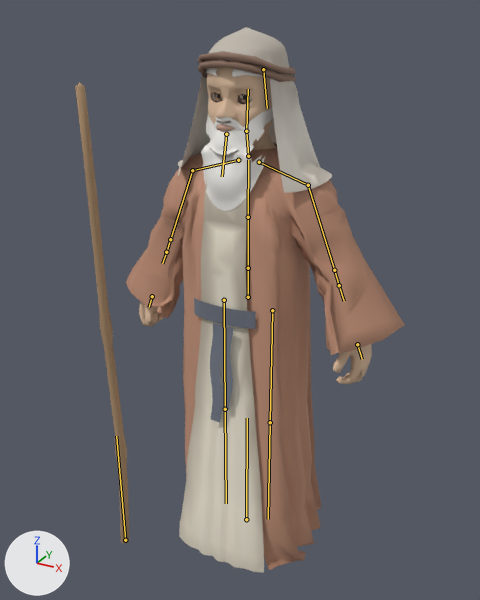
The glTF model web3d/assets/moses.glb, before and after one commit.
The view is the same before and after, from a 50 mm camera at (0.943, -1.768, 1.797) aimed at (-0.012, -0.032, 0.929). Lighting does not change. The marker at lower left points along +X, +Y and +Z. The first picture is the older version. The bones that bend it are drawn over the model as lines.

The first picture shows 'MosesV2Body'.
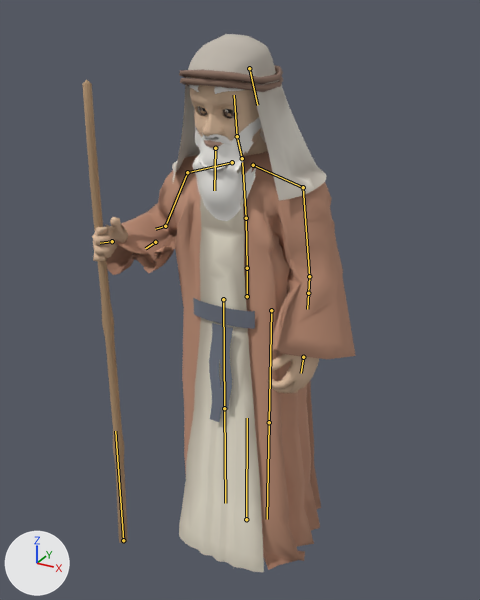
The newer file adds an action. The first version stands in its rest pose; the second is drawn at frame 0 of the action 'LookUp'.

Location of each change, (x1, y1, x2, y2) in pixels of the pictures (480 x 600 px):
'MosesV2Body', posed (17% narrower): before (75, 27, 405, 573); after (82, 34, 356, 572)
bone 'spine', root to tip: before (248, 268) to (248, 217); after (247, 268) to (246, 218)
bone 'chest', root to tip: before (248, 217) to (248, 160); after (246, 218) to (242, 162)
bone 'neck', root to tip: before (248, 156) to (246, 131); after (242, 158) to (237, 136)
bone 'head', root to tip: before (246, 131) to (248, 89); after (237, 136) to (234, 95)
bone 'upperarm.L', root to tip: before (308, 185) to (334, 270); after (303, 187) to (309, 276)
bone 'forearm.L', root to tip: before (334, 270) to (339, 285); after (309, 276) to (308, 293)
bone 'hand.L', root to tip: before (357, 344) to (362, 359); after (303, 357) to (301, 373)
bone 'sleeve.L', root to tip: before (339, 285) to (344, 301); after (308, 293) to (307, 309)
bone 'upperarm.R', root to tip: before (192, 170) to (170, 239); after (187, 172) to (165, 226)
bone 'forearm.R', root to tip: before (170, 239) to (166, 252); after (165, 226) to (155, 229)
bone 'hand.R', root to tip: before (152, 296) to (149, 307); after (112, 241) to (100, 243)
bone 'sleeve.R', root to tip: before (166, 252) to (162, 263); after (155, 242) to (145, 248)
bone 'staff', root to tip: before (125, 540) to (116, 436); after (123, 540) to (115, 431)

The edits, one by one:
Bone 'spine' (bone_spine) turns from (0, 0, 0) to (3, 0, 0) degrees about its own x, y and z.
Bone 'chest' (bone_chest) turns from (0, 0, 0) to (5, 0, 0) degrees about its own x, y and z.
Bone 'neck' (bone_neck) turns from (0, 0, 0) to (7, 0, 0) degrees about its own x, y and z.
Bone 'head' (bone_head) turns from (0, 0, 0) to (-4, -1, 0) degrees about its own x, y and z.
Bone 'upperarm.L' (bone_upperarm_l) turns from (0, 0, 0) to (-16, 9, 5) degrees about its own x, y and z.
Bone 'forearm.L' (bone_forearm_l) turns from (0, 0, 0) to (-13, -1, -5) degrees about its own x, y and z.
Bone 'hand.L' (bone_hand_l) turns from (0, 0, 0) to (-7, 0, -3) degrees about its own x, y and z.
Bone 'sleeve.L' (bone_sleeve_l) moves from (0.0, 0.0, 0.0) to (-0.007, 0.0, 0.006).
Bone 'sleeve.L' (bone_sleeve_l) turns from (0, 0, 0) to (3, 0, 3) degrees about its own x, y and z.
Bone 'upperarm.R' (bone_upperarm_r) turns from (0, 0, 0) to (12, 13, 10) degrees about its own x, y and z.
Bone 'forearm.R' (bone_forearm_r) turns from (0, 0, 0) to (-92, 24, 23) degrees about its own x, y and z.
Bone 'hand.R' (bone_hand_r) turns from (0, 0, 0) to (-5, 38, 4) degrees about its own x, y and z.
Bone 'sleeve.R' (bone_sleeve_r) moves from (0.0, 0.0, 0.0) to (0.037, 0.0, 0.025).
Bone 'sleeve.R' (bone_sleeve_r) turns from (0, 0, 0) to (8, 1, -12) degrees about its own x, y and z.
Bone 'staff' (bone_staff) moves from (0.0, 0.0, 0.0) to (-0.005, 0.0, 0.005).
Bone 'staff' (bone_staff) turns from (0, 0, 0) to (-5, -50, 6) degrees about its own x, y and z.
